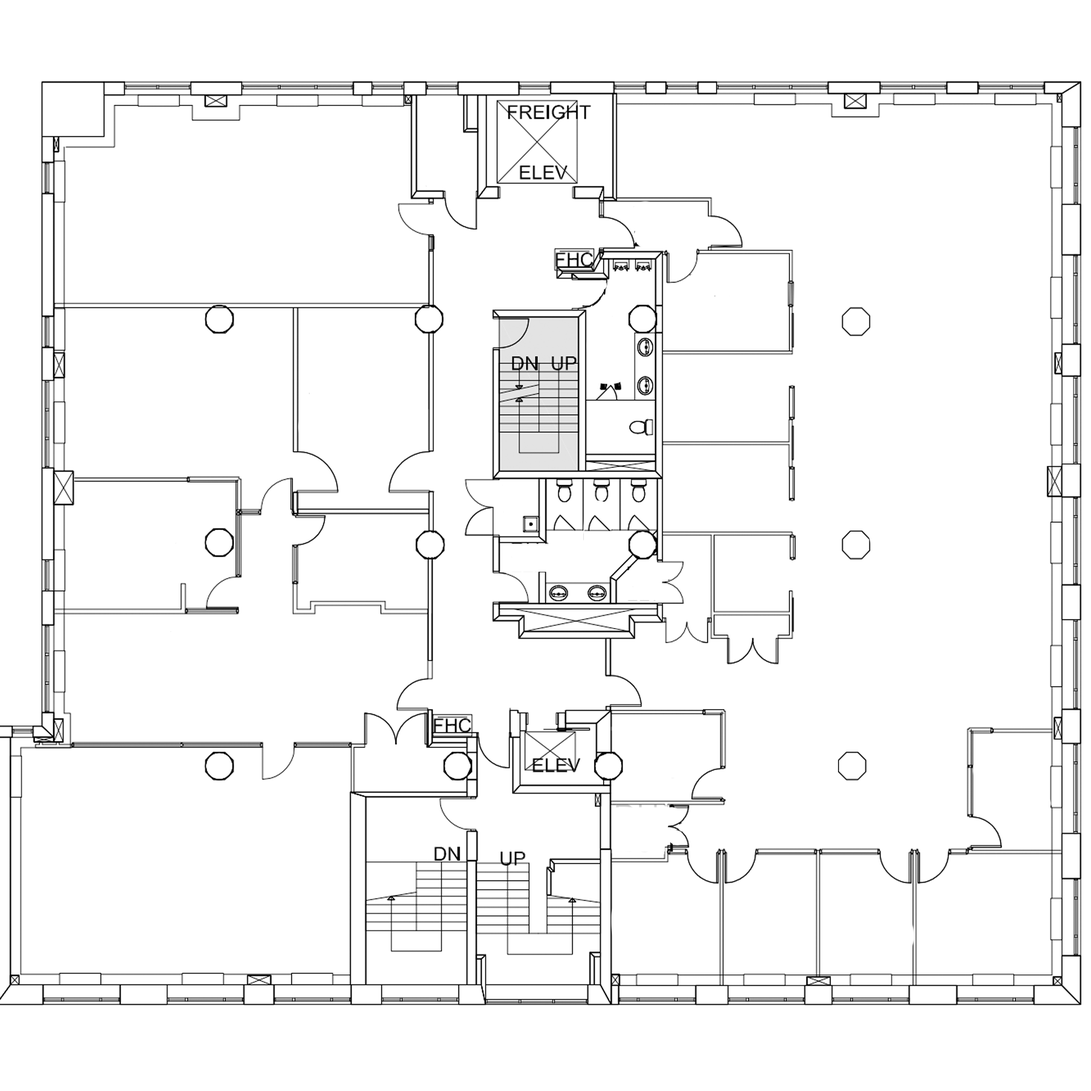
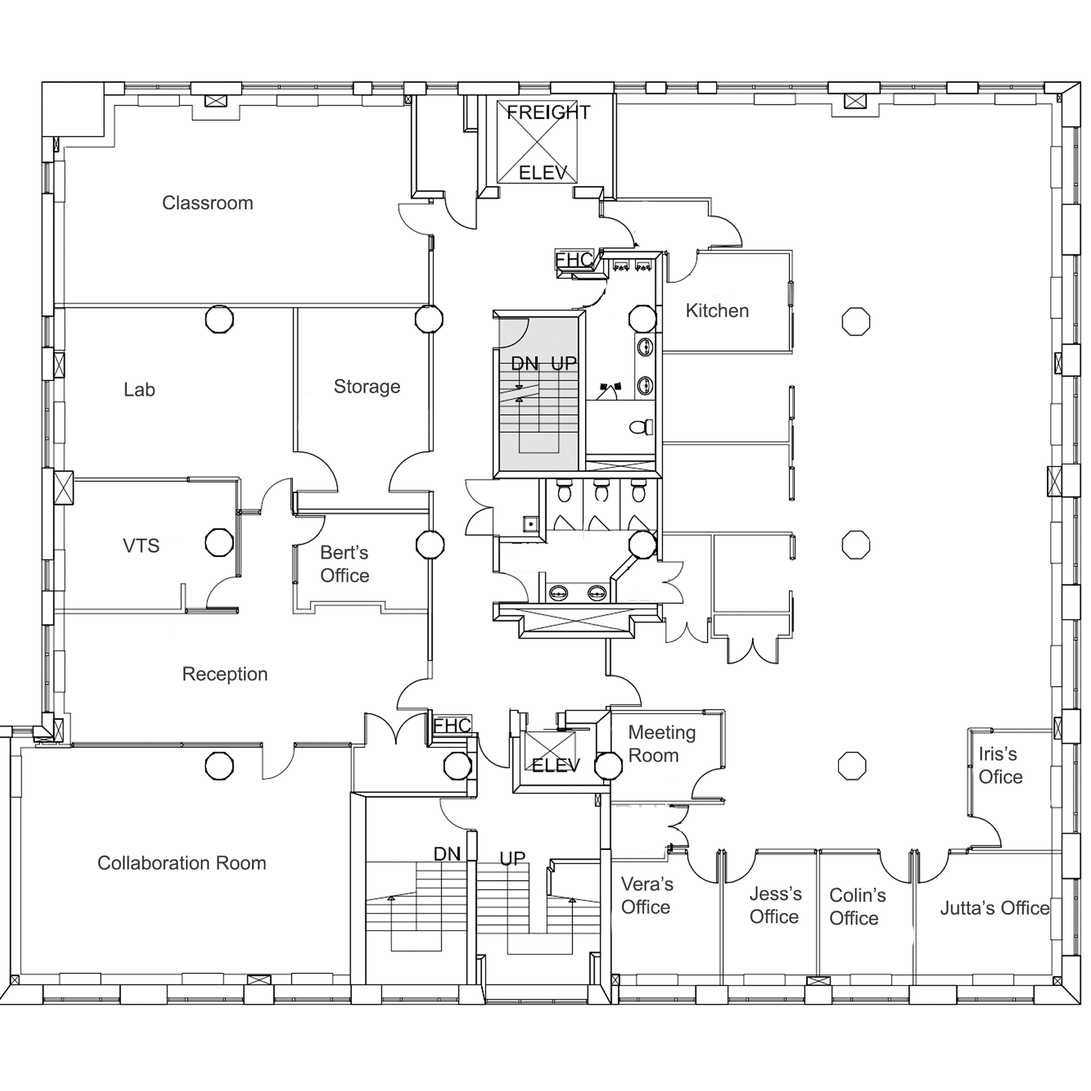
Layers edited between the first and the second (1091, 1091) image:
added layer "Lab" above "Bert’s Office" over [124, 382, 156, 397]
added layer "Bert’s Office" above "Storage" over [320, 545, 370, 584]
added layer "Storage" above "VTS" over [334, 378, 401, 398]
added layer "VTS" above "Classroom" over [122, 538, 160, 554]
added layer "Classroom" above "Kitchen" over [162, 195, 253, 210]
added layer "Kitchen" above "Iris’s Ofice" over [686, 303, 749, 318]
added layer "Iris’s Ofice" above "Jutta’s Office" over [979, 746, 1024, 784]
added layer "Jutta’s Office" above "Colin’s Office" over [940, 900, 1051, 916]
added layer "Colin’s Office" above "Jess’s Office" over [830, 887, 887, 926]
added layer "Jess’s Office" above "Vera’s Office" over [749, 886, 803, 925]
added layer "Vera’s Office" above "Meeting Room" over [620, 876, 674, 915]
added layer "Meeting Room" above "Reception" over [629, 725, 696, 763]
added layer "Reception" above "Collaboration Room" over [183, 666, 268, 685]
added layer "Collaboration Room" above "Cleanup Layer" over [98, 855, 266, 871]
renamed "Rectangle 1" to "Cleanup Layer", painted on it over [98, 195, 1051, 926]
removed layer "Cleanup Layer" over [98, 195, 1051, 926]
